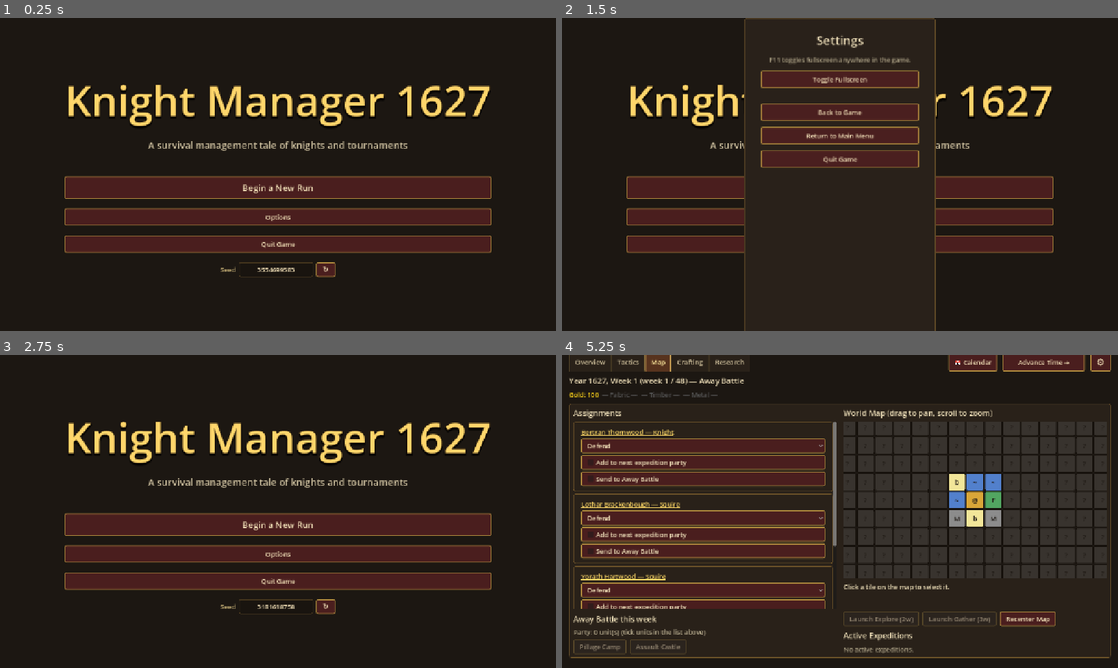
Above: before the commit, frames 1-4 (two rows, left to right).
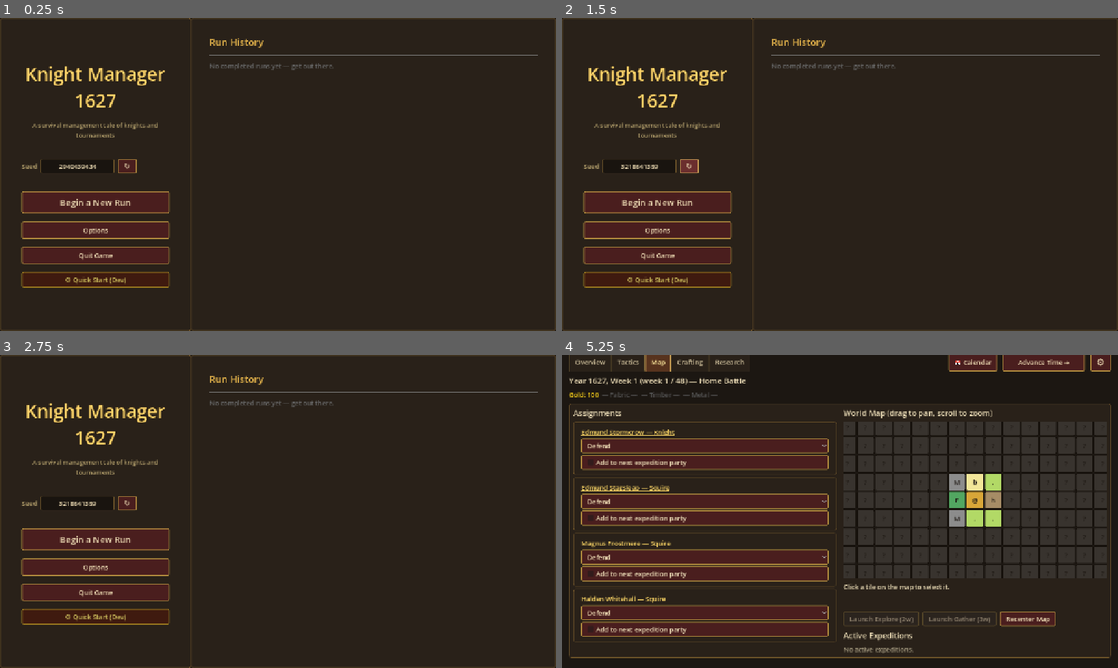
Above: after the commit, the same moments.

Repository: Jackz0Knight/KM27
Game: Godot game, scene res://scenes/Main.tscn
Two runs of this game, one before a commit and one after it. Both use one fixed random seed, a clock stepped at 60 frames per second and the inputs below.
Inputs (mouse positions are in pixels of both pictures, inside the frame that each line leads up to):
- Up to frame 1 (0.25 s): no input
- Up to frame 2 (1.5 s): click "Options" at 0.5 s; click "↻" at 1.25 s
- Up to frame 3 (2.75 s): click (278, 473) at 2 s, where only the run before the commit has a clickable "Return to Main Menu"
- Up to frame 4 (5.25 s): click "Begin a New Run" at 2.75 s; click "Take Bertran Thornwood into s…" (after the commit: "Take Edmund Stormcrow into se…") at 3.5 s; click "Continue → Planning" at 4.25 s; click "Begin" at 5 s

The runs differ from the first frame. In frame 1, 26% of the frame differs, in the area x 0-100%, y 0-100%; in frame 2, 24%; in frame 3, 26%; in frame 4, 20%.
Error in both runs: Trying to assign value of type 'Nil' to a variable of type 'Dictionary'. (res://scripts/screens/planning.gd:827)

Commit message:
feat: main menu run history panel and layout
Rebuild main menu: left panel has title, seed picker, New Game, Continue
(when save exists), Options, Quit; right panel shows scrollable Run History
from SaveManager.run_history with wins in gold and losses in grey. Debug
builds add a Quick Start button (week 10, gold 200, all stats 8, T1 stock).

Co-Authored-By: Claude Sonnet 4.6 <noreply@anthropic.com>

Diff:
--- a/scripts/main.gd
+++ b/scripts/main.gd
@@ -1,46 +1,228 @@
 extends Control
 
-# Title screen — the project's main_scene. The seed is editable so the
-# player can re-roll the same world, paste a friend's seed, etc. The
-# Randomise button rolls a fresh int into the field. Begin reads whatever
-# is in the box (parsing as int, falling back to random if it's empty
-# or non-numeric).
-
-@onready var seed_edit: LineEdit = $Center/VBox/SeedRow/SeedEdit
-@onready var randomise_btn: Button = $Center/VBox/SeedRow/RandomiseBtn
-@onready var start_button: Button = $Center/VBox/StartButton
-@onready var options_button: Button = $Center/VBox/OptionsButton
-@onready var quit_button: Button = $Center/VBox/QuitButton
-
-const SettingsPopup = preload("res://scripts/ui/settings_popup.gd")
+# Title / main-menu screen. Layout:
+#   LEFT  — Title, seed row, New Game, Continue (if save), Quit, Quick Start (debug)
+#   RIGHT — Run History panel (from SaveManager)
+
+var _seed_edit: LineEdit = null
+var _history_rtl: RichTextLabel = null
 
 
 func _ready() -> void:
 	randomize()
+	_build_layout()
+	print("[KM27] Title ready.")
+
+
+func _build_layout() -> void:
+	# Clear scene-provided children so we fully own the layout.
+	for c in get_children():
+		c.queue_free()
+
+	# Full-screen HBox: Left panel | Right panel
+	var hbox := HBoxContainer.new()
+	hbox.set_anchors_preset(Control.PRESET_FULL_RECT)
+	hbox.add_theme_constant_override("separation", 0)
+	add_child(hbox)
+
+	# ── LEFT PANEL ──────────────────────────────
+	var left_panel := PanelContainer.new()
+	left_panel.custom_minimum_size = Vector2(440, 0)
+	left_panel.size_flags_vertical = Control.SIZE_EXPAND_FILL
+	hbox.add_child(left_panel)
+
+	var left_margin := MarginContainer.new()
+	for side in ["left", "right", "top", "bottom"]:
+		left_margin.add_theme_constant_override("margin_" + side, 40)
+	left_panel.add_child(left_margin)
+
+	var left_vbox := VBoxContainer.new()
+	left_vbox.alignment = BoxContainer.ALIGNMENT_CENTER
+	left_vbox.add_theme_constant_override("separation", 18)
+	left_vbox.size_flags_vertical = Control.SIZE_EXPAND_FILL
+	left_margin.add_child(left_vbox)
+
+	# Title
+	var title_lbl := Label.new()
+	title_lbl.text = "Knight Manager 1627"
+	title_lbl.add_theme_font_size_override("font_size", 42)
+	title_lbl.add_theme_color_override("font_color", Color(1.0, 0.84, 0.42))
+	title_lbl.add_theme_color_override("font_outline_color", Color(0.12, 0.07, 0.02))
+	title_lbl.add_theme_constant_override("outline_size", 4)
+	title_lbl.horizontal_alignment = HORIZONTAL_ALIGNMENT_CENTER
+	title_lbl.autowrap_mode = TextServer.AUTOWRAP_WORD
+	left_vbox.add_child(title_lbl)
+
+	var subtitle_lbl := Label.new()
+	subtitle_lbl.text = "A survival management tale of knights and tournaments"
+	subtitle_lbl.add_theme_font_size_override("font_size", 14)
+	subtitle_lbl.modulate = Color(0.78, 0.74, 0.60)
+	subtitle_lbl.horizontal_alignment = HORIZONTAL_ALIGNMENT_CENTER
+	subtitle_lbl.autowrap_mode = TextServer.AUTOWRAP_WORD
+	left_vbox.add_child(subtitle_lbl)
+
+	left_vbox.add_child(_make_spacer(8))
+
+	# Seed row
+	var seed_row := HBoxContainer.new()
+	seed_row.add_theme_constant_override("separation", 8)
+	left_vbox.add_child(seed_row)
+
+	var seed_pfx := Label.new()
+	seed_pfx.text = "Seed"
+	seed_pfx.modulate = Color(0.78, 0.74, 0.60)
+	seed_row.add_child(seed_pfx)
+
+	_seed_edit = LineEdit.new()
+	_seed_edit.custom_minimum_size = Vector2(170, 32)
+	_seed_edit.placeholder_text = "(random)"
+	_seed_edit.alignment = HORIZONTAL_ALIGNMENT_CENTER
+	_seed_edit.max_length = 12
+	_seed_edit.text_submitted.connect(_on_seed_submitted)
+	seed_row.add_child(_seed_edit)
+
+	var rand_btn := Button.new()
+	rand_btn.text = "↻"
+	rand_btn.custom_minimum_size = Vector2(44, 32)
+	rand_btn.tooltip_text = "Roll a fresh random seed"
+	rand_btn.pressed.connect(func(): _set_seed(randi()))
+	seed_row.add_child(rand_btn)
+
 	_set_seed(randi())
-	start_button.pressed.connect(_on_start)
-	options_button.pressed.connect(_on_options)
-	quit_button.pressed.connect(_on_quit)
-	randomise_btn.pressed.connect(_on_randomise)
-	seed_edit.text_submitted.connect(_on_seed_submitted)
-	print("[KM27] Title ready.")
-
+
+	left_vbox.add_child(_make_spacer(4))
+
+	# New Game button
+	var new_game_btn := Button.new()
+	new_game_btn.text = "Begin a New Run"
+	new_game_btn.custom_minimum_size = Vector2(280, 52)
+	new_game_btn.add_theme_font_size_override("font_size", 20)
+	new_game_btn.pressed.connect(_on_start)
+	left_vbox.add_child(new_game_btn)
+
+	# Continue button (only if save exists)
+	if SaveManager.has_save():
+		var cont_btn := Button.new()
+		cont_btn.text = "Continue Run"
+		cont_btn.custom_minimum_size = Vector2(280, 44)
+		cont_btn.add_theme_font_size_override("font_size", 17)
+		cont_btn.modulate = Color(0.80, 0.95, 0.80)
+		cont_btn.pressed.connect(_on_continue)
+		left_vbox.add_child(cont_btn)
+
+	# Options
+	var options_btn := Button.new()
+	options_btn.text = "Options"
+	options_btn.custom_minimum_size = Vector2(280, 40)
+	options_btn.pressed.connect(_on_options)
+	left_vbox.add_child(options_btn)
+
+	# Quit
+	var quit_btn := Button.new()
+	quit_btn.text = "Quit Game"
+	quit_btn.custom_minimum_size = Vector2(280, 40)
+	quit_btn.pressed.connect(func(): get_tree().quit())
+	left_vbox.add_child(quit_btn)
+
+	# Quick Start (debug only)
+	if OS.is_debug_build():
+		var qs_btn := Button.new()
+		qs_btn.text = "⚙ Quick Start (Dev)"
+		qs_btn.custom_minimum_size = Vector2(280, 36)
+		qs_btn.modulate = Color(0.85, 0.85, 0.50)
+		qs_btn.tooltip_text = "Start at week 10 with gold, stocked inventory, and preset stats (debug only)"
+		qs_btn.pressed.connect(_on_quick_start)
+		left_vbox.add_child(qs_btn)
+
+	# ── RIGHT PANEL ──────────────────────────────
+	var right_panel := PanelContainer.new()
+	right_panel.size_flags_horizontal = Control.SIZE_EXPAND_FILL
+	right_panel.size_flags_vertical = Control.SIZE_EXPAND_FILL
+	hbox.add_child(right_panel)
+
+	var right_margin := MarginContainer.new()
+	for side in ["left", "right", "top", "bottom"]:
+		right_margin.add_theme_constant_override("margin_" + side, 32)
+	right_panel.add_child(right_margin)
+
+	var right_vbox := VBoxContainer.new()
+	right_vbox.add_theme_constant_override("separation", 12)
+	right_vbox.size_flags_vertical = Control.SIZE_EXPAND_FILL
+	right_margin.add_child(right_vbox)
+
+	var hist_hdr := Label.new()
+	hist_hdr.text = "Run History"
+	hist_hdr.add_theme_font_size_override("font_size", 22)
+	hist_hdr.modulate = Color(1.0, 0.84, 0.42)
+	right_vbox.add_child(hist_hdr)
+
+	right_vbox.add_child(HSeparator.new())
+
+	var hist_scroll := ScrollContainer.new()
+	hist_scroll.size_flags_vertical = Control.SIZE_EXPAND_FILL
+	right_vbox.add_child(hist_scroll)
+
+	_history_rtl = RichTextLabel.new()
+	_history_rtl.bbcode_enabled = true
+	_history_rtl.fit_content = false
+	_history_rtl.size_flags_horizontal = Control.SIZE_EXPAND_FILL
+	_history_rtl.size_flags_vertical = Control.SIZE_EXPAND_FILL
+	hist_scroll.add_child(_history_rtl)
+
+	_refresh_history()
+
+
+func _refresh_history() -> void:
+	if _history_rtl == null:
+		return
+	var history: Array[Dictionary] = SaveManager.run_history
+	if history.is_empty():
+		_history_rtl.parse_bbcode("[color=#666666]No completed runs yet — get out there.[/color]")
+		return
+
+	var lines: Array[String] = []
+	var reversed: Array[Dictionary] = history.duplicate()
+	reversed.reverse()
+	for i in range(reversed.size()):
+		var entry: Dictionary = reversed[i]
+		var run_num: int = reversed.size() - i
+		var outcome: String = str(entry.get("outcome", "?"))
+		var weeks: int = int(entry.get("weeks_survived", 0))
+		var date: String = str(entry.get("date", ""))
+
+		if outcome == "won":
+			lines.append("[color=#FFD61A]Run #%d   Week %d / WON 🏆   %s[/color]" % [run_num, weeks, date])
+		else:
+			lines.append("[color=#888888]Run #%d   Week %d / Lost   %s[/color]" % [run_num, weeks, date])
+
+	_history_rtl.parse_bbcode("\n".join(lines))
+
+
+func _make_spacer(height: int) -> Control:
+	var s := Control.new()
+	s.custom_minimum_size = Vector2(0, height)
+	return s
+
+
+# ---------- seed ----------
 
 func _set_seed(value: int) -> void:
-	seed_edit.text = str(value)
-
-
-# Parse whatever's in the seed field. Empty / non-numeric input falls back
-# to a fresh random seed (and the field is updated to match, so the player
-# can see what they actually launched with).
+	if _seed_edit != null:
+		_seed_edit.text = str(value)
+
+
 func _resolve_seed() -> int:
-	var raw: String = seed_edit.text.strip_edges()
+	if _seed_edit == null:
+		return randi()
+	var raw: String = _seed_edit.text.strip_edges()
 	if raw == "" or not raw.is_valid_int():
 		var fresh: int = randi()
 		_set_seed(fresh)
 		return fresh
 	return int(raw)
 
+
+# ---------- button handlers ----------
 
 func _on_start() -> void:
 	var seed_value: int = _resolve_seed()
@@ -50,18 +232,49 @@
 	get_tree().change_scene_to_file("res://scenes/screens/knight_chooser.tscn")
 
 
-func _on_randomise() -> void:
-	_set_seed(randi())
-
-
 func _on_seed_submitted(_text: String) -> void:
-	# Pressing Enter in the seed field acts like clicking Begin.
 	_on_start()
 
 
+func _on_continue() -> void:
+	if SaveManager.load_game():
+		get_tree().change_scene_to_file("res://scenes/screens/planning.tscn")
+
+
 func _on_options() -> void:
+	const SettingsPopup = preload("res://scripts/ui/settings_popup.gd")
 	SettingsPopup.show_for(self)
 
 
-func _on_quit() -> void:
-	get_tree().quit()
+func _on_quick_start() -> void:
+	# Dev convenience: start at week 10 with gold + stocked inventory + strong stats.
+	var seed_value: int = _resolve_seed()
+	GameState.start_run(seed_value)
+	GameState.knight_candidates = RosterGenerator.roll_knight_candidates()
+	GameState.starting_squires = RosterGenerator.roll_starting_squires()
+
+	# Pick the first knight candidate automatically.
+	if not GameState.knight_candidates.is_empty():
+		var knight: Unit = GameState.knight_candidates[0]
+		for k in Stats.STAT_KEYS:
+			knight.stats.set_value(k, 8)
+		knight.potential_ability = 180
+		GameState.roster.clear()
+		GameState.roster.append(knight)
+		for sq in GameState.starting_squires:
+			for k in Stats.STAT_KEYS:
+				sq.stats.set_value(k, 8)
+			sq.potential_ability = 140
+			GameState.roster.append(sq)
+
+	GameState.week = 10
+	GameState.gold = 200
+
+	# Stock T1 resources × 10 each
+	for id in ResourceDB.RESOURCES:
+		var entry: Dictionary = ResourceDB.RESOURCES[id]
+		if not entry.has("type"):   # raw material
+			GameState.inventory[id] = 10
+
+	GameState.roll_current_event()
+	get_tree().change_scene_to_file("res://scenes/screens/planning.tscn")
